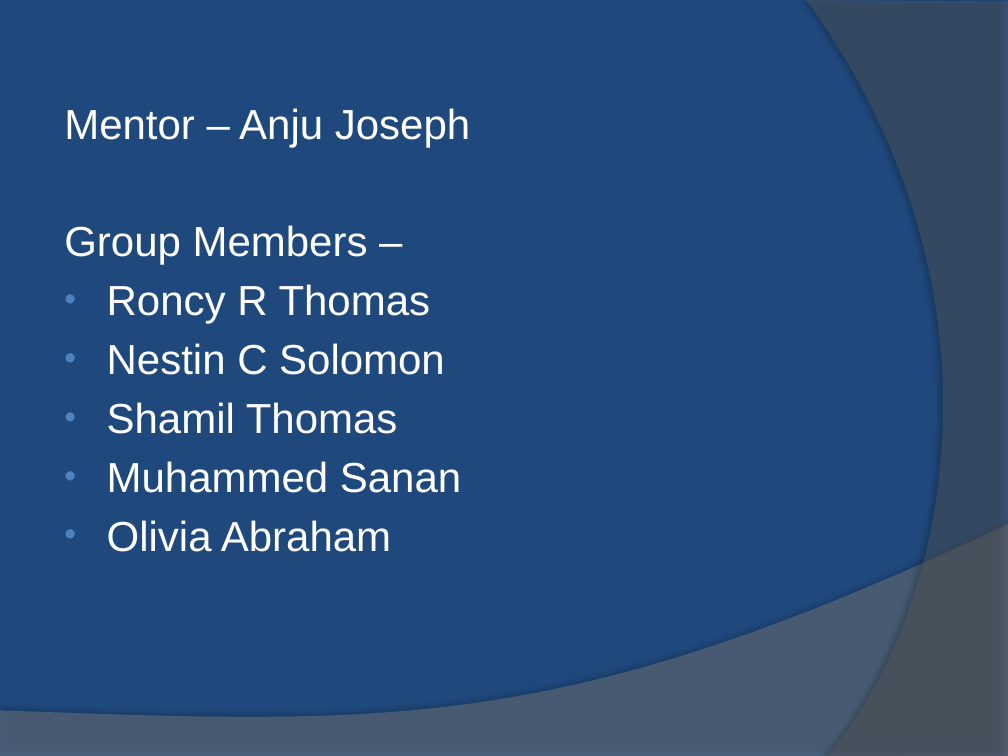
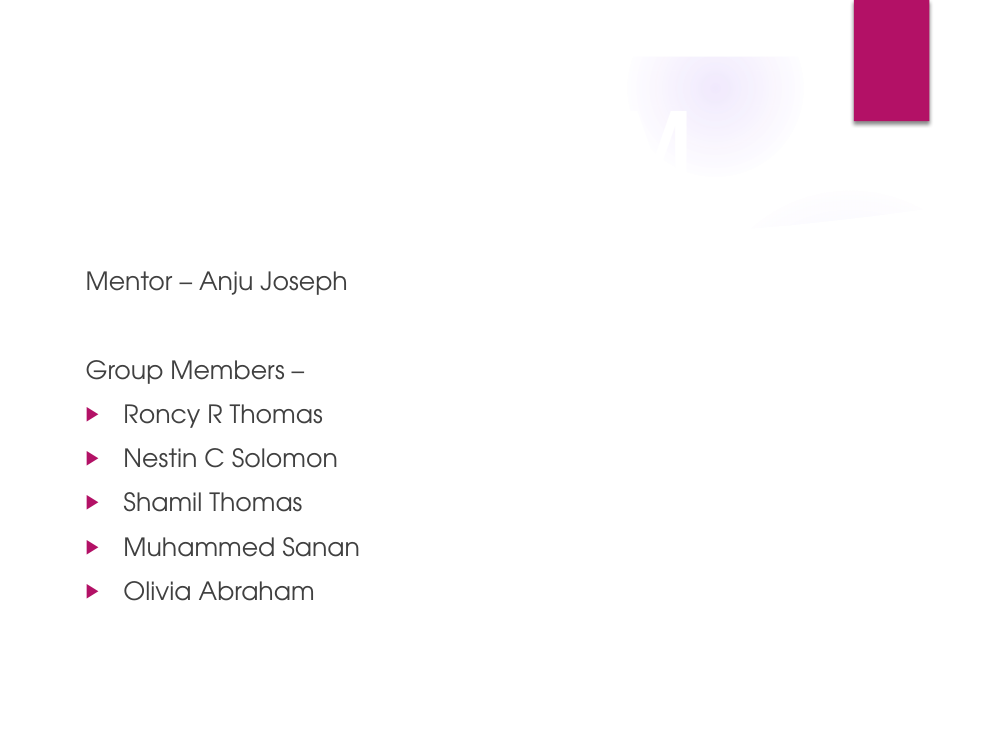
Before and after one commit to roncyrthomas/Blockchain, a slide deck: slide 2 of mp final/BlockCHain.pptx. Drawn at 1008x756 pixels with LibreOffice and Linux fonts; fonts in the diff are those of the drawing; background and template pictures are left out. Boxes give left, top, right and bottom in pixels: in the first picture for what was removed or moved away, otherwise in the second. Text is boxed around its words. In the diff, an @@ line names an element or a change of style, - is before the commit and + after.

```diff
--- a/mp final/BlockCHain.pptx
+++ b/mp final/BlockCHain.pptx
@@ background #1F497D to picture (left out) @@
@@ group added at (0,0,1008,756): 5 ellipses, 3 freeform shapes @@
@@ freeform shape removed at (806,0,1008,756) @@
@@ rectangle added at (854,0,929,121), fill #B31166 @@
@@ text added at (76,58,932,221), 60 pt, text #FFFFFF, bold @@
+THE TEAM
@@ text "Mentor – Anju Joseph": place and size @@
-text "Mentor – Anju Joseph" at (64,108,470,552)
+text "Mentor – Anju Joseph" at (86,271,360,601)
@@ text "Mentor – Anju Joseph" at (86,271,360,601): size 30 to 18 pt, font Arial to TeX Gyre Adventor, text colour #FFFFFF to #404040; indent changed; more space between paragraphs; bullet • to ▶; bullet colour #4F81BD to #B31166 @@
@@ freeform shape removed at (0,524,1008,756) @@
```
Also in this commit, not shown: 13 other slides changed, 2 other files.
